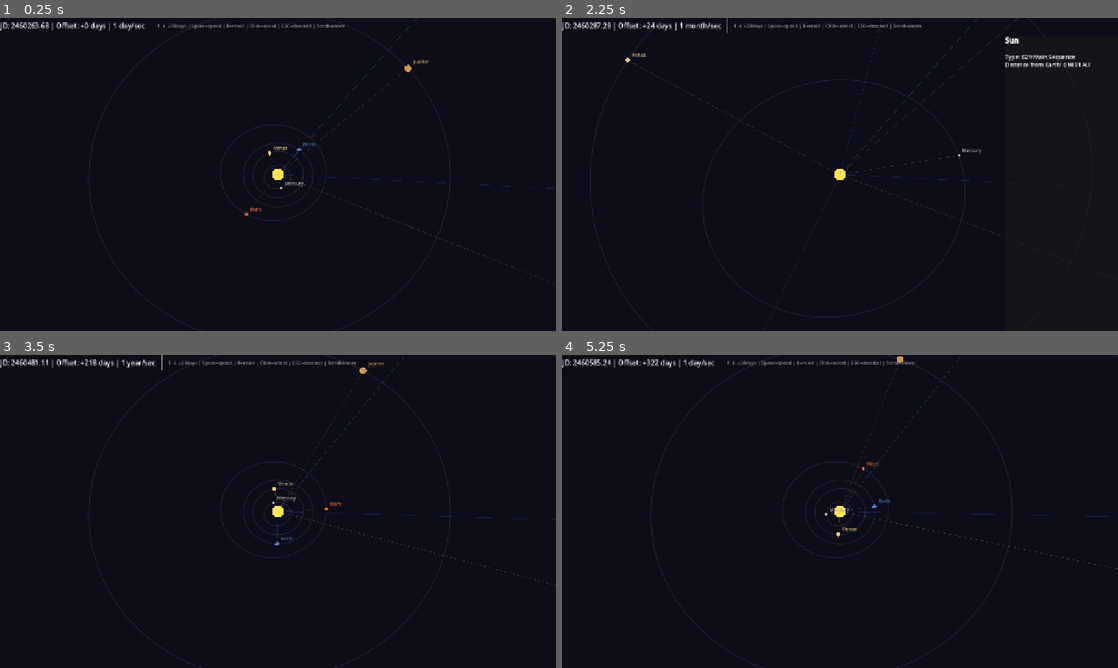
Above: before the commit, frames 1-4 (two rows, left to right).
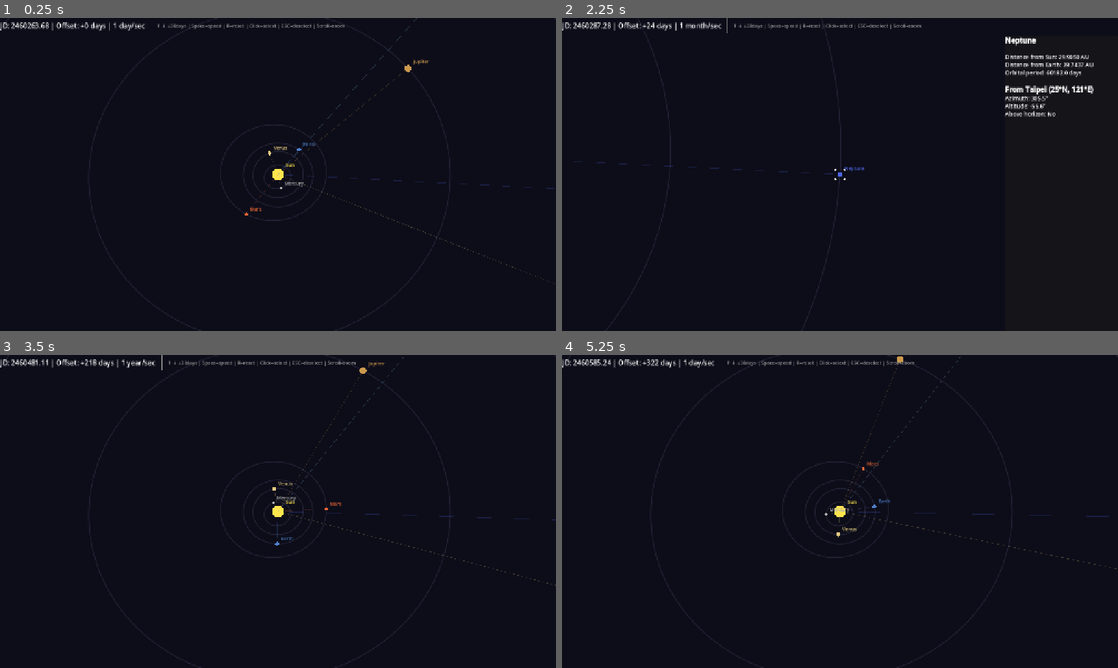
Above: after the commit, the same moments.

Repository: roboking123/godot-astronomy
Game: Godot game, scene res://demo/solar_system_view.tscn
Two runs of this game, one before a commit and one after it. Both use one fixed random seed, a clock stepped at 60 frames per second and the inputs below.
Inputs (mouse positions are in pixels of both pictures, inside the frame that each line leads up to):
- Up to frame 1 (0.25 s): no input
- Up to frame 2 (2.25 s): tap Enter at 0.5 s; hold Up 0.53-2.03 s; tap R at 0.6 s; click (840, 174) at 0.67 s; tap Space at 0.77, 1.25, 1.52 s; move the mouse to (1006, 221) at 1.27 s; tap 1 at 1.35 s; move the mouse to (673, 127) at 2.02 s; hold Left from 2.03 s (still down); tap 2 at 2.1 s
- Up to frame 3 (3.5 s): keep holding Left; move the mouse to (305, 511) at 2.77 s; tap 3 at 2.85 s; click (305, 511) at 2.92 s; tap Space at 3.02 s
- Up to frame 4 (5.25 s): move the mouse to (756, 433) at 3.52 s; release Left at 3.53 s; hold Down 3.53-4.28 s; tap 4 at 3.6 s; tap Space at 3.77, 4.52 s; tap Enter at 4.25 s; move the mouse to (962, 495) at 4.27 s; hold Right 4.28-5.03 s; tap 5 at 4.35 s; move the mouse to (728, 527) at 5.02 s; hold Up from 5.03 s (still down); hold E from 5.03 s (still down); click (728, 527) at 5.17 s

The runs differ from the first frame. In frame 1, less than 0.1% of the frame differs, in the area x 51-53%, y 46-48%; in frame 2, 2.1%, in the area x 2-96%, y 0-100%; in frame 3, less than 0.1%; in frame 4, less than 0.1%.

Commit message:
Feat: 方向鍵循環選擇 + 太陽標籤
- 左右方向鍵到底後循環（太陽↔海王星）
- 太陽旁顯示名稱標籤

Co-Authored-By: Claude Opus 4.6 <noreply@anthropic.com>

Diff:
--- a/demo/solar_system_view.gd
+++ b/demo/solar_system_view.gd
@@ -155,7 +155,10 @@
 		draw_polyline(scaled, Color(0.2, 0.2, 0.3, 0.5), 1.0, true)
 
 	# Draw Sun
-	draw_circle(_center, SUN_RADIUS_PX, Color(1.0, 0.9, 0.3))
+	var sun_color := Color(1.0, 0.9, 0.3)
+	draw_circle(_center, SUN_RADIUS_PX, sun_color)
+	draw_string(ThemeDB.fallback_font, _center + Vector2(SUN_RADIUS_PX + 4, -SUN_RADIUS_PX - 4),
+		"Sun", HORIZONTAL_ALIGNMENT_LEFT, -1, 11, sun_color)
 	if _selected == Body.SUN:
 		_draw_selection_bracket(_center, SUN_RADIUS_PX + 6)
 
@@ -304,8 +307,7 @@
 		_select(Body.EARTH)
 		return
 	var idx: int = SELECT_ORDER.find(_selected)
-	if idx < SELECT_ORDER.size() - 1:
-		_select(SELECT_ORDER[idx + 1])
+	_select(SELECT_ORDER[(idx + 1) % SELECT_ORDER.size()])
 
 
 func _select_prev() -> void:
@@ -313,8 +315,7 @@
 		_select(Body.EARTH)
 		return
 	var idx: int = SELECT_ORDER.find(_selected)
-	if idx > 0:
-		_select(SELECT_ORDER[idx - 1])
+	_select(SELECT_ORDER[(idx - 1 + SELECT_ORDER.size()) % SELECT_ORDER.size()])
 
 
 func _deselect() -> void:
